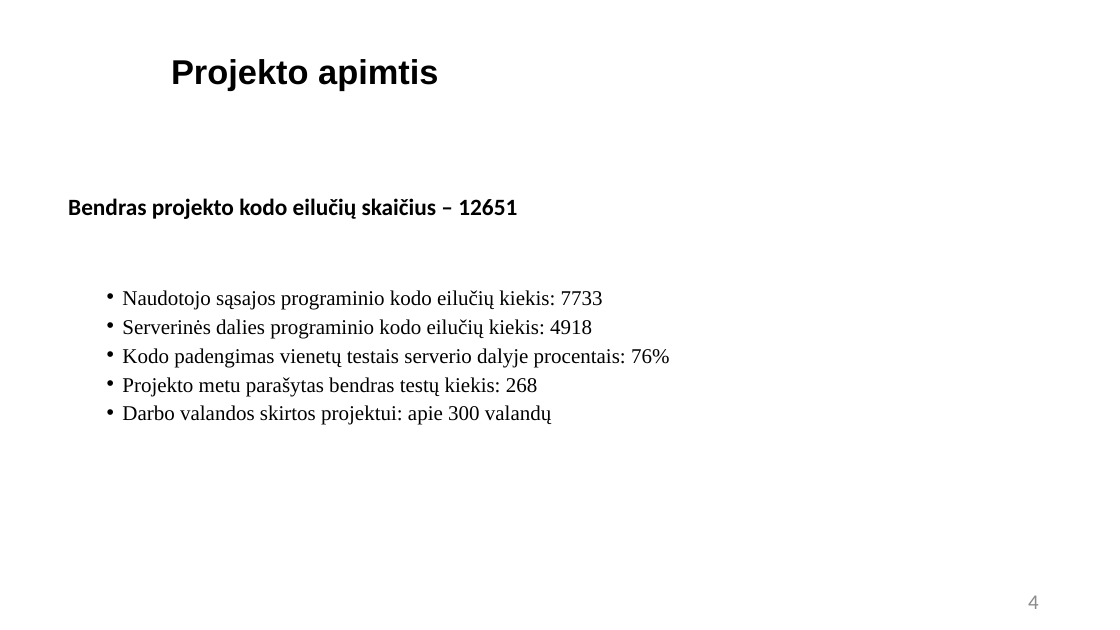
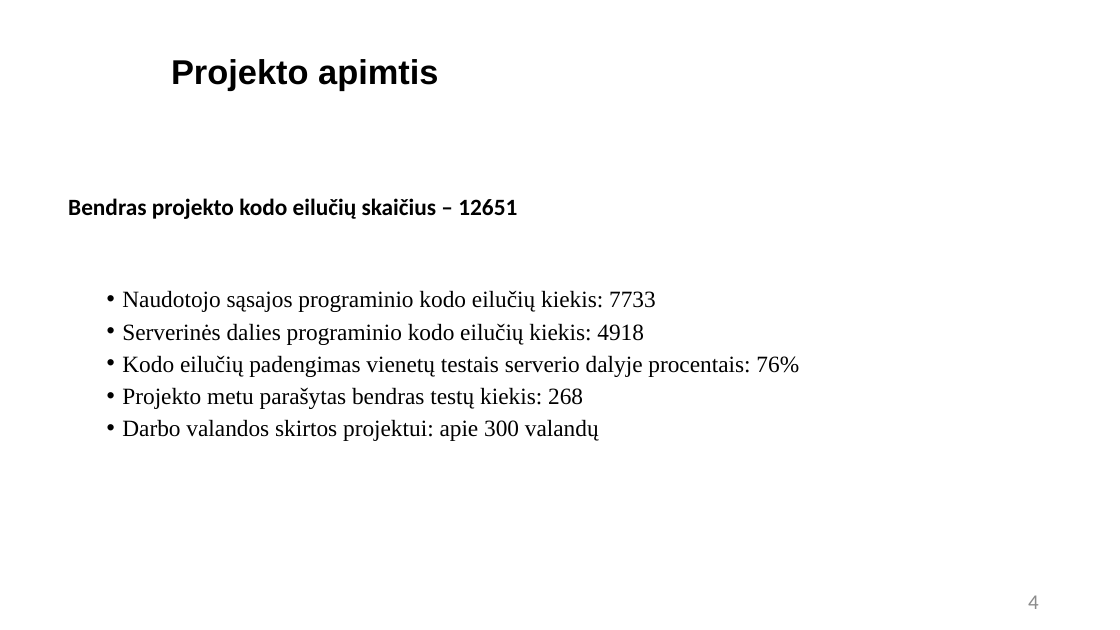
Before and after one commit to RedasNiuklys/Laisvalaikio-preki--dalinimosi-platforma, a slide deck: slide 4 of Office_stuff/Tarpinio Gynimo skaidrės.pptx. Drawn at 1120x630 pixels with LibreOffice and Linux fonts; fonts in the diff are those of the drawing; background and template pictures are left out. Boxes give left, top, right and bottom in pixels: in the first picture for what was removed or moved away, otherwise in the second. Text is boxed around its words. In the diff, an @@ line names an element or a change of style, - is before the commit and + after.

```diff
--- a/Office_stuff/Tarpinio Gynimo skaidrės.pptx
+++ b/Office_stuff/Tarpinio Gynimo skaidrės.pptx
@@ text at (122,290,656,441): size 36 to 40 pt in "Naudotojo sąsajos programinio kodo eilučių kiekis: 7733", "Serverinės dalies programinio kodo eilučių kiekis: 4918", "Projekto metu parašytas bendras testų kiekis: 268", "Darbo valandos skirtos projektui: apie 300 valandų" @@
@@ text at (122,355,799,377): text changed; size 36 to 40 pt @@
-• Kodo padengimas vienetų testais serverio dalyje procentais: 76%
+• Kodo eilučių padengimas vienetų testais serverio dalyje procentais: 76%
```
Also in this commit, not shown: 6 other slides changed, 23 other files.
